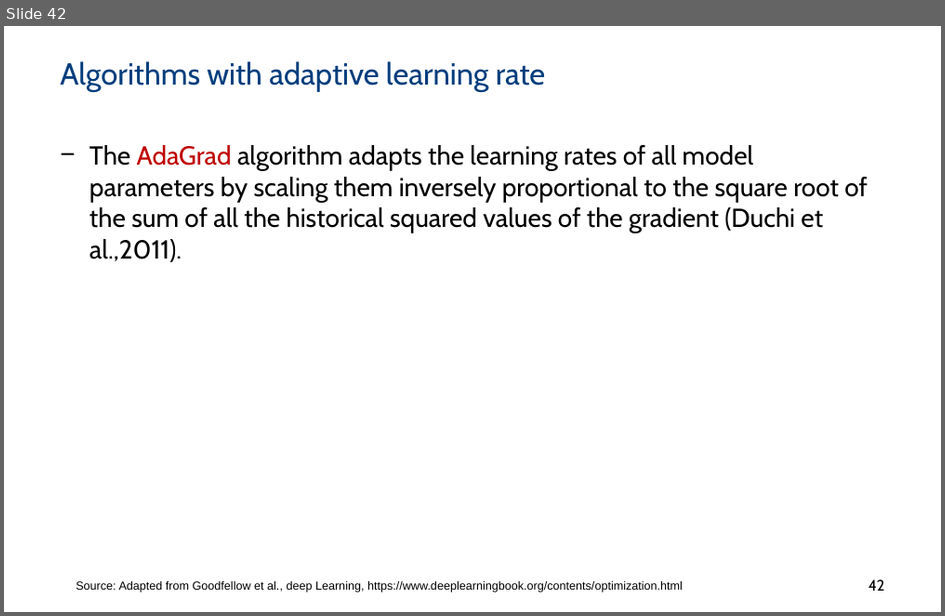
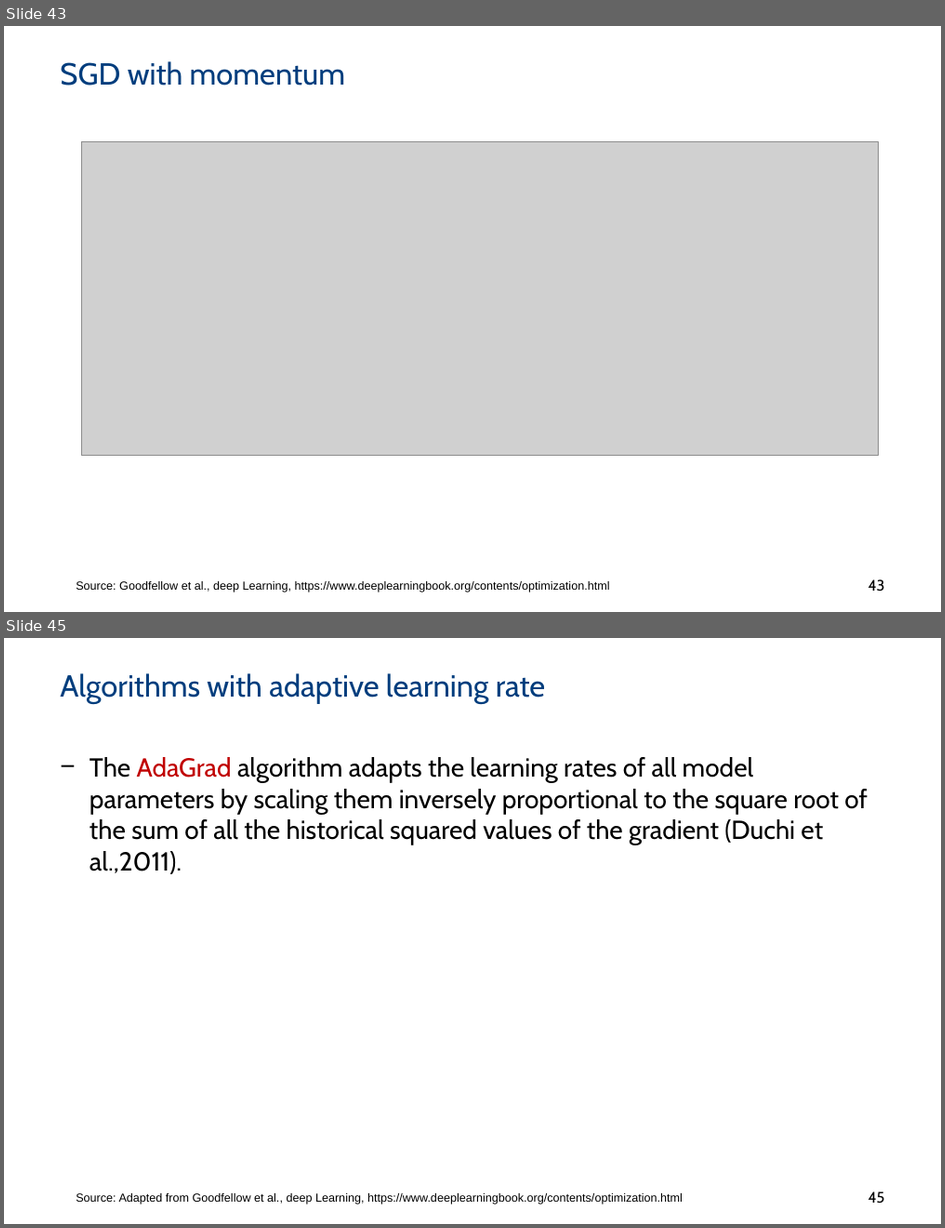
Before and after one commit to PBarnaghi/ML4NS, a slide deck: 06- Neural Networks/ML4NuerScience_NeuralNets.pptx. Shown one above the other, each under a label of ours: slide 42 before the commit, slides 43 and 45 after it; the slides between them are not shown. The pictures are 945x616 and 945x1228 pixels, drawn with LibreOffice and Linux fonts; fonts in the diff are those of the drawing; grey boxes stand for pictures; background and template pictures are left out. Boxes give left, top, right and bottom in pixels: in the first picture for what was removed or moved away, otherwise in the second. Text is boxed around its words. In the diff, an @@ line names an element or a change of style, - is before the commit and + after.

Commit message:
Add slides on Newton's method to further reading and updates momentum and adam (slides 40-50)

```diff
--- a/06- Neural Networks/ML4NuerScience_NeuralNets.pptx
+++ b/06- Neural Networks/ML4NuerScience_NeuralNets.pptx
@@ slide 43 added at [4,26,941,612], background #FFFFFF @@
@@ title added at [60,61,345,86], 23.3 pt, text #003D7D @@
+SGD with momentum
@@ picture added at [82,142,878,457] @@
@@ text added at [76,581,610,592], 9 pt, text #000000 @@
+Source: Goodfellow et al., deep Learning, https://www.deeplearningbook.org/contents/optimization.html
@@ page number added at [869,579,886,591], 11.7 pt, text #000000 @@
+43
@@ what was slide 42 is now slide 45 @@
@@ page number at [869,1191,886,1203]: text changed @@
-42
+45
```
Also in this commit, not shown: 7 slides changed, 6 other slides added, 1 slide removed, 1 other file.
